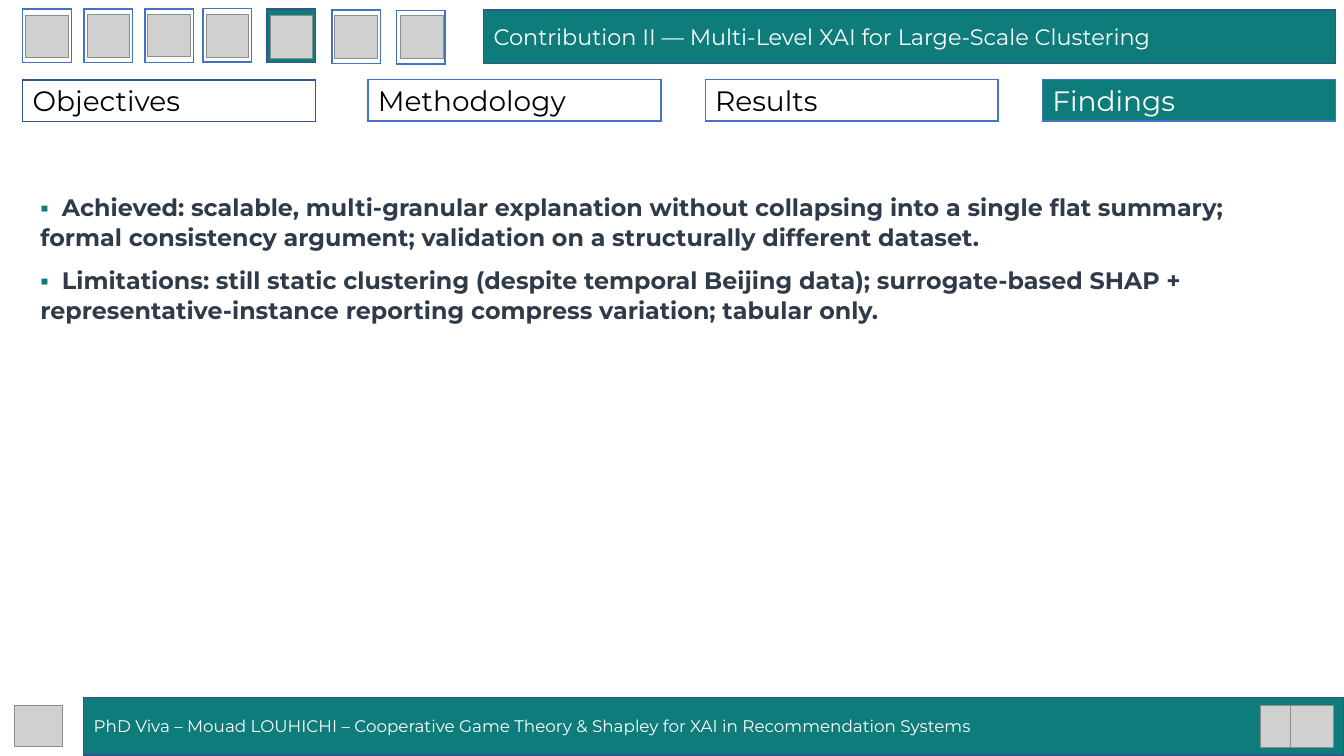
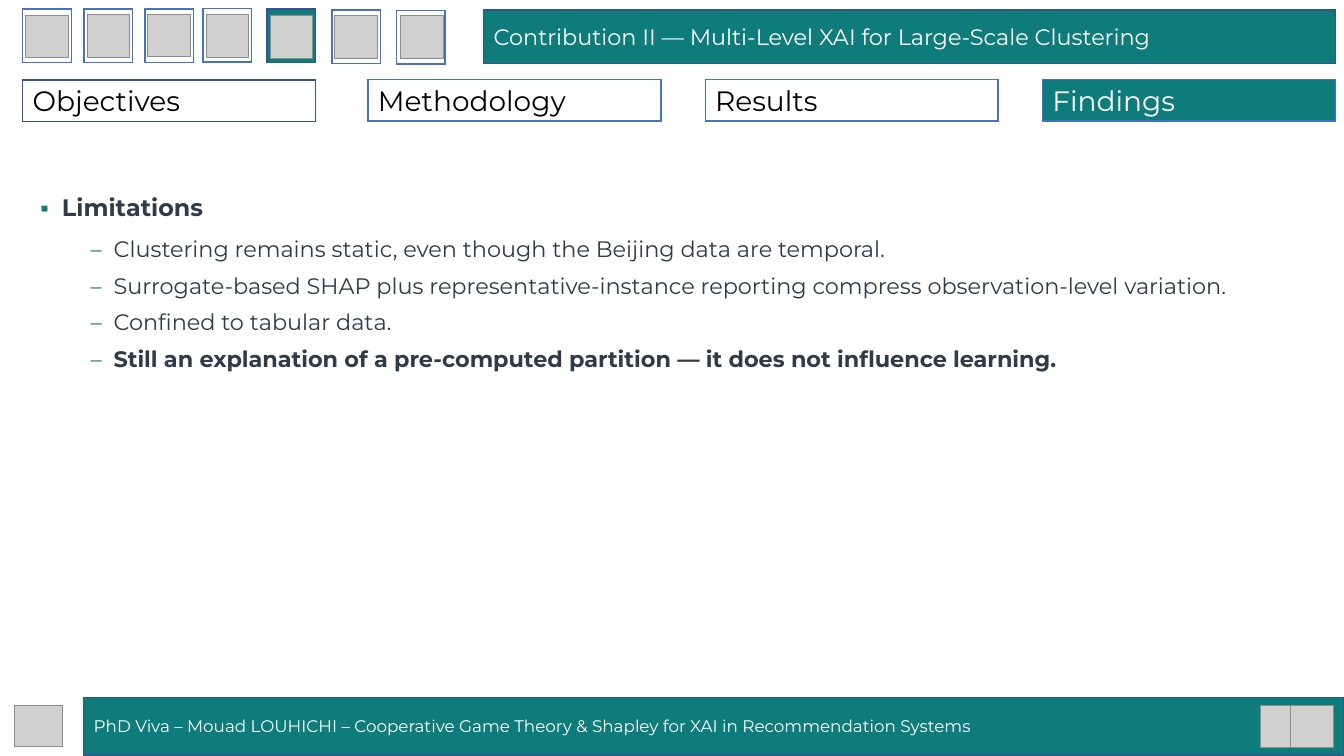
Before and after one commit to mouadlouhichi/phd-prep, a slide deck: slide 44 of viva/MOUAD_LOUHICHI_VIVA_40min.pptx (slide 37 before the commit). Drawn at 1344x756 pixels with LibreOffice and Linux fonts; fonts in the diff are those of the drawing; grey boxes stand for pictures. Boxes give left, top, right and bottom in pixels: in the first picture for what was removed or moved away, otherwise in the second. Text is boxed around its words. In the diff, an @@ line names an element or a change of style, - is before the commit and + after.

```diff
--- a/viva/MOUAD_LOUHICHI_VIVA_40min.pptx
+++ b/viva/MOUAD_LOUHICHI_VIVA_40min.pptx
@@ text at (x1=62, y1=197, x2=1226, y2=372): text changed; size 17 to 16 pt; bold off @@
-▪ Achieved: scalable, multi-granular explanation without collapsing into a single flat summary; formal consistency argument; validation on a structurally different dataset.
-▪ Limitations: still static clustering (despite temporal Beijing data); surrogate-based SHAP + representative-instance reporting compress variation; tabular only.
+▪ Limitations
+  – Clustering remains static, even though the Beijing data are temporal.
+  – Surrogate-based SHAP plus representative-instance reporting compress observation-level variation.
+  – Confined to tabular data.
+  – Still an explanation of a pre-computed partition — it does not influence learning.
```
Also in this commit, not shown: 2 other slides changed, 12 slides added, 1 other file.
